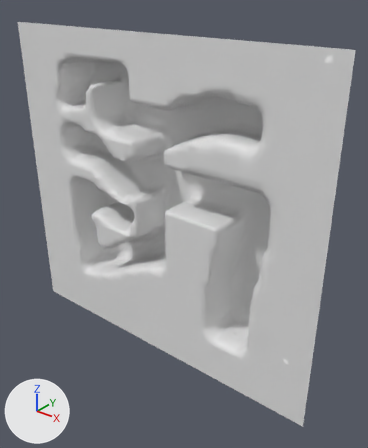
The Blender file meshes/E1M0.Display.blend as it was, and as the next commit left it.
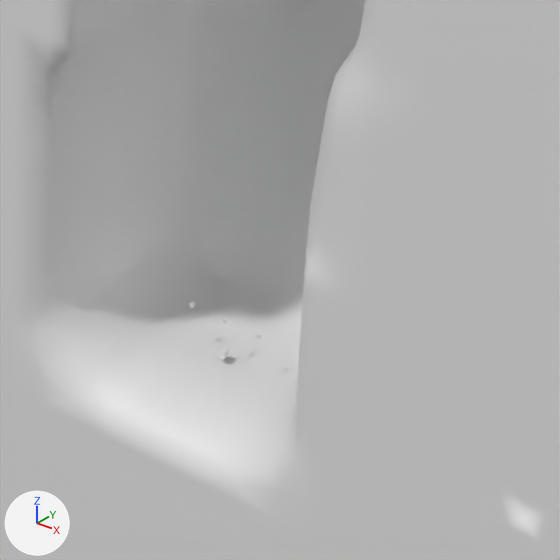
Each version appears first whole from a 50 mm camera at (46.7, -53.2, 49.3) aimed at (3.3, 1.1, 15.6), and next in a close-up on the part from 54% to 79% of the width and 61% to 82% of the height. Arrows for +X, +Y and +Z are at lower left; the lights stay in place. Materials are left out; every surface is plain grey.

Names of what the first close-up shows: 'World.Display'.
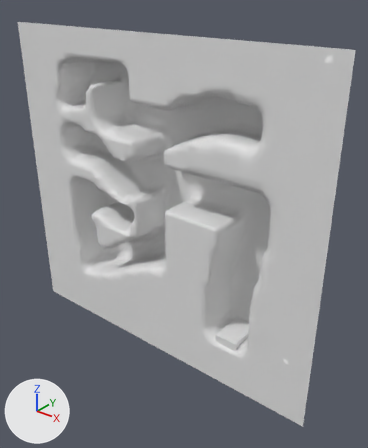
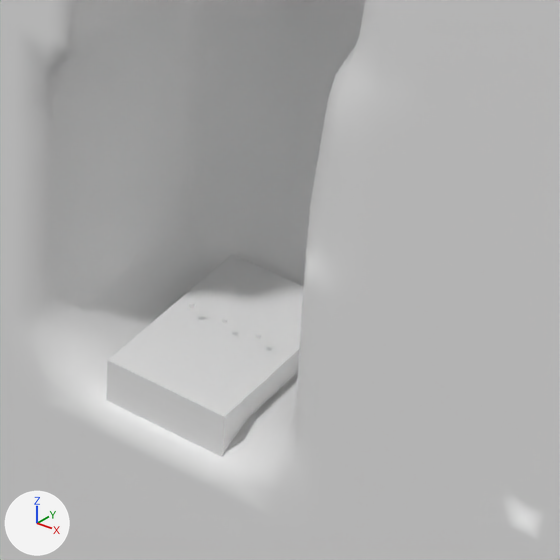
Boxes (x1, y1, x2, y2) around the edits, measured in the close-ups (560 x 560 px):
part 1 of me_world_display, added
    after: (106, 255, 304, 457)

The change, as a list of edits to the scene's bpy script:
```text
Change me_world_display:
    used by ob_world_display; location = (0.0, 0.0, 0.0)
    verts and faces of me_world_display; kept vertices keep their numbers, new ones are numbered from 5345
    remove me_world_display.from_pydata(...)  # 5345 vertices, 10480 faces; spans x -26.5..27.5, y -3.0..4.0, z -6.5..43.0
    add me_world_display.from_pydata(...)  # 5353 vertices, 10488 faces; spans x -26.5..27.5, y -3.0..4.0, z -6.5..43.0
    me_world_display part 1
    add verts[5345] = (12.3, -2.6, 0.0)
    add verts[5346] = (12.3, -2.6, 1.5)  # pixel (107, 360)
    add verts[5347] = (15.8, -2.6, 0.0)
    add verts[5348] = (15.8, -2.6, 1.5)  # pixel (224, 416)
    add for new, old in zip([*range(5349, 5353)], [*range(5345, 5349)]): verts[new] = verts[old] + (0.0, 5.6, 0.0)
    add faces += [(5345, 5346, 5349), (5347, 5351, 5352), (5345, 5347, 5348), (5348, 5352, 5350), (5346, 5350, 5349), (5347, 5352, 5348)]
    add faces += [(5345, 5348, 5346), (5346, 5348, 5350)]
```
